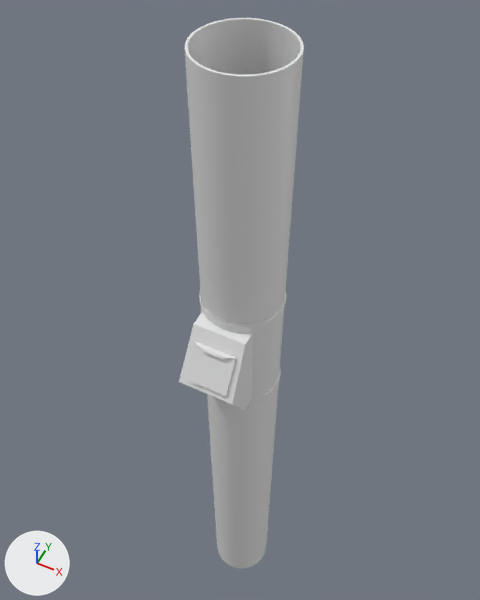
The Blender file Models/garbage_chute.blend as it was, and as the next commit left it.
Rendered twice from a 50 mm camera at (0.89, -1.8, 2.99) aimed at (-0.17, 0.32, 0.35). The axes (+X, +Y, +Z) are drawn at lower left. The lights are the same throughout.

In view in the first picture: 'base.001', 'base.002', 'door', 'pipe'.
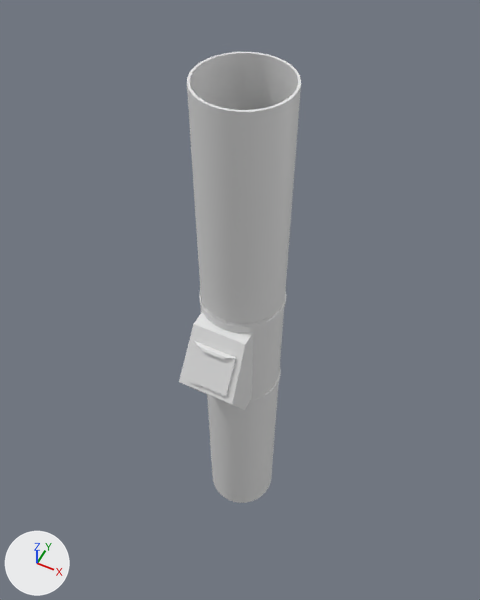
Where the change shows, as pixel boxes (x1, y1, x2, y2) in the pictures (480 x 600 px; the box of a moved part takes in the faces that stretch with it):
'pipe', reshaped (18% shorter): before (185, 18, 304, 569); after (187, 52, 301, 503)
part 1 of me_cylinder_002, moved or reshaped: before (214, 397, 240, 568); after (214, 397, 240, 503)
part 2 of me_cylinder_002, moved or reshaped: before (185, 18, 304, 569); after (187, 52, 301, 503)

The change, as a diff of the scene's bpy script:
```diff
--- a/Models/garbage_chute.blend.py
+++ b/Models/garbage_chute.blend.py
@@ me_cylinder_002 @@
 # used by ob_pipe; location = (0.002, 0.002, -0.032); scale = (1.0, 1.0, 1.03)
-me_cylinder_002.from_pydata(...)  # 156 vertices, 140 faces; spans x -0.19..0.19, y -0.19..0.19, z -1.95..1.93
+me_cylinder_002.from_pydata(...)  # 156 vertices, 140 faces; spans x -0.19..0.19, y -0.19..0.19, z -0.87..1.81
+# me_cylinder_002 part 1: all 64 vertices in x -0.19..0.19, y -0.19..0.19, z -1.95 are scaled about their middle by (1, 1, 0.692), then moved by (0.0, 0.0, 0.48)
+# me_cylinder_002 part 2: all 64 vertices in x -0.19..0.19, y -0.19..0.19, z 1.93 are scaled about their middle by (1, 1, 0.692), then moved by (0.0, 0.0, 0.48)
```
